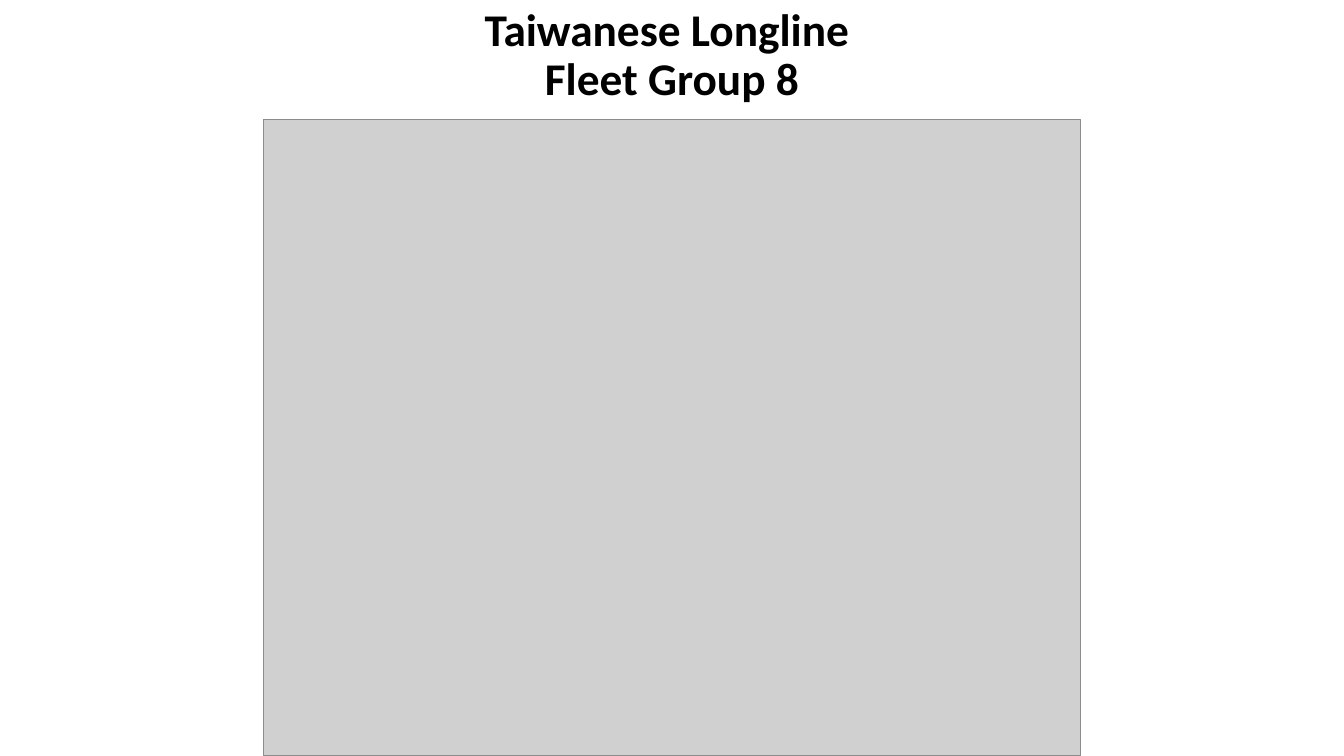
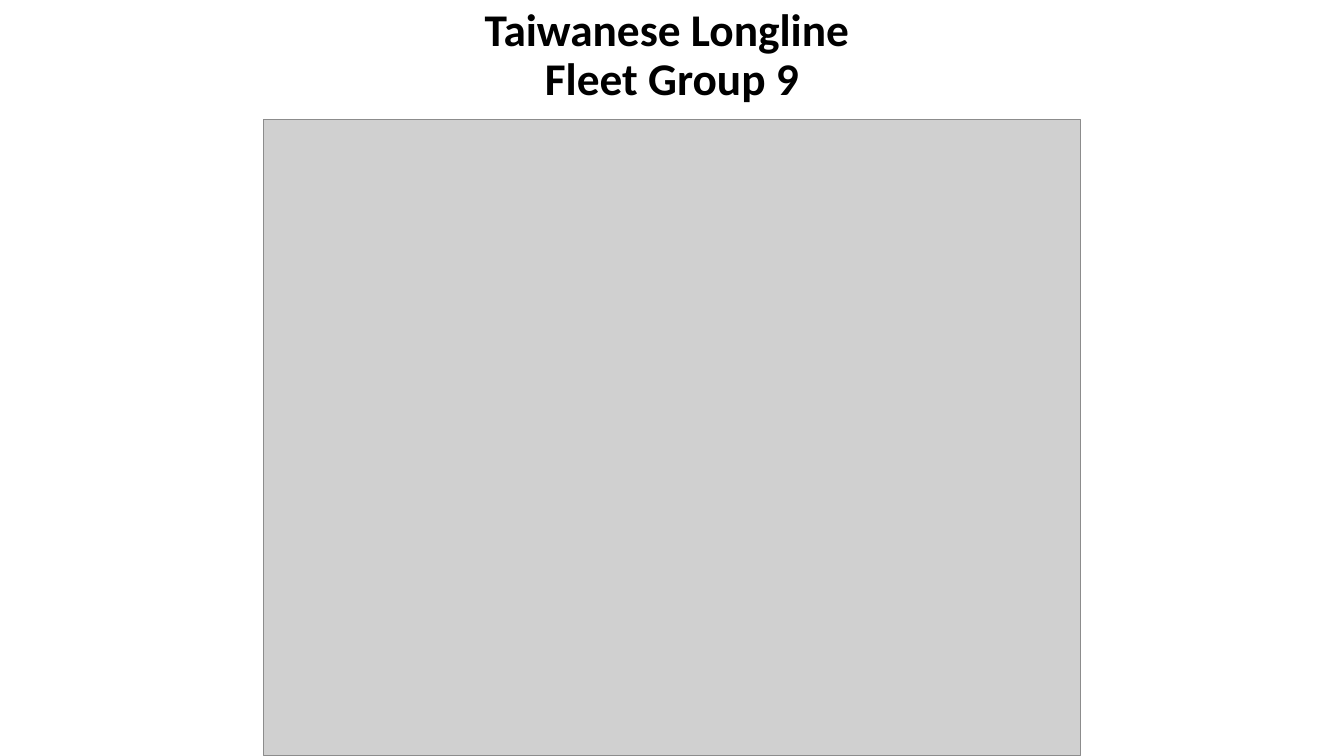
Before and after one commit to PIFSCstockassessments/2024-WCNPO-MLS-Rebuilding, a slide deck: slide 19 of 2025-MLS-projections/2025 MLS projections for CMM 24-06.pptx. Drawn at 1344x756 pixels with LibreOffice and Linux fonts; fonts in the diff are those of the drawing; grey boxes stand for pictures. Boxes give left, top, right and bottom in pixels: in the first picture for what was removed or moved away, otherwise in the second. Text is boxed around its words. In the diff, an @@ line names an element or a change of style, - is before the commit and + after.

```diff
--- a/2025-MLS-projections/2025 MLS projections for CMM 24-06.pptx
+++ b/2025-MLS-projections/2025 MLS projections for CMM 24-06.pptx
@@ title at (x1=485, y1=14, x2=849, y2=102): text changed @@
-Taiwanese Longline
-Fleet Group 8
+Taiwanese Longline
+Fleet Group 9
```
Also in this commit, not shown: 2 other slides changed, 2 slides added.
